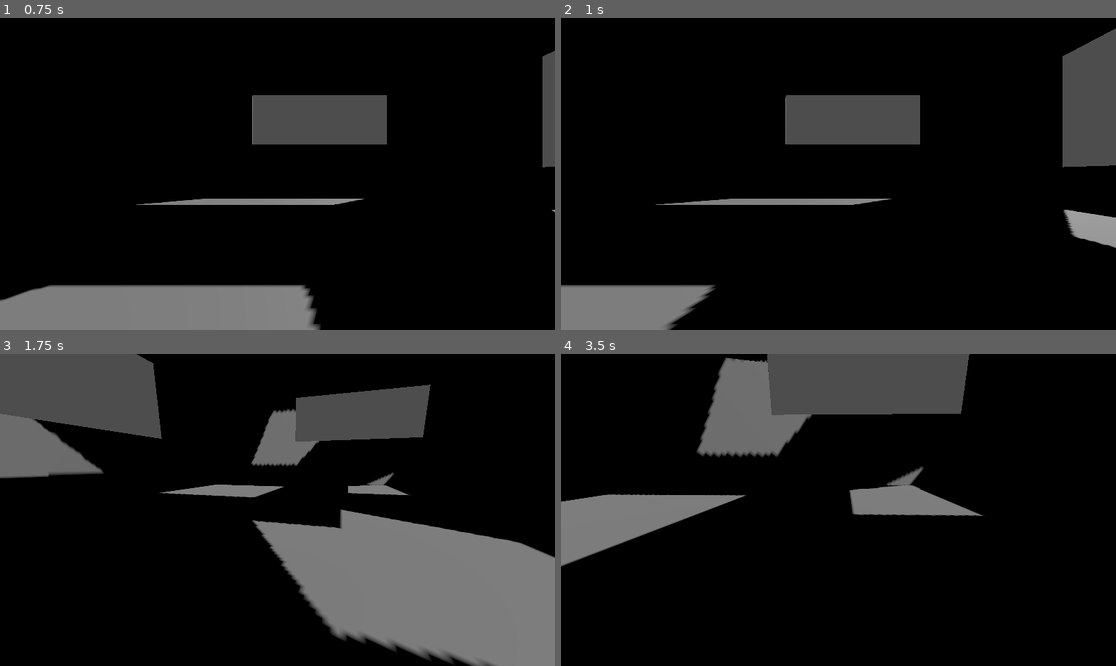
Above: before the commit, frames 1-4 (two rows, left to right).
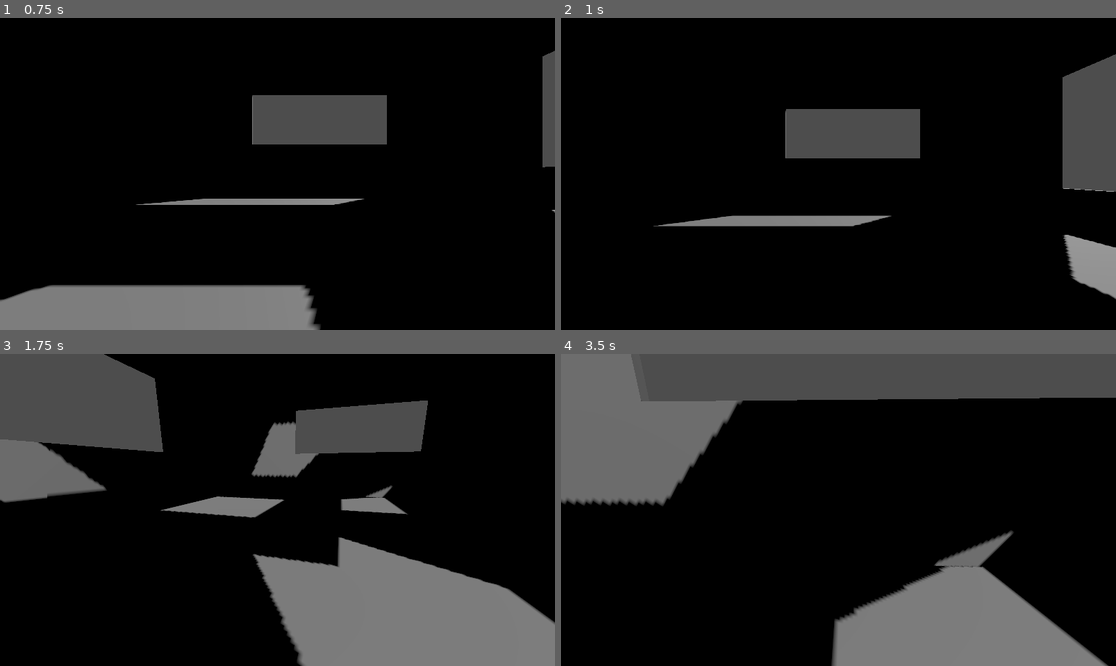
Above: after the commit, the same moments.

Repository: EMOLACRIA/Physics-based-character-movement
Game: Godot game, scene res://Scene/node_3d.tscn
The game is run twice, just before and just after one commit, with the same random seed, the same clock (stepped at 60 frames per second) and the same inputs. The engine's default icon, where the game draws it, is replaced by a stand-in: a white triangle on a blue panel in a dark square.
Inputs (mouse positions are in pixels of both pictures, inside the frame that each line leads up to):
- Up to frame 1 (0.75 s): move the mouse to (399, 158) at 0.52 s; press the mouse at (399, 158) at 0.53 s; hold D (right) from 0.53 s (still down)
- Up to frame 2 (1 s): keep holding D (right); tap Space (jump, bound only after the commit) at 0.77, 0.8 s
- Up to frame 3 (1.75 s): tap Space (jump, bound only after the commit) at 1.07, 1.35, 1.52 s; move the mouse to (249, 510) at 1.27 s; release D (right) at 1.28 s; release the mouse at (249, 510) at 1.28 s; hold W (forward) from 1.28 s (still down); click (249, 510) at 1.55 s
- Up to frame 4 (3.5 s): keep holding W (forward); tap Space (jump, bound only after the commit) at 1.82, 2.3, 3.02, 3.32 s; move the mouse to (849, 503) at 2.02 s; tap E (Interact) at 2.1 s; move the mouse to (832, 516) at 2.77 s; click (832, 516) at 2.85 s

Frame 1 is identical in both runs. In frame 2, 11% of the frame differs, in the area x 0-100%, y 3-100%; in frame 3, 20%; in frame 4, 37%, in the area x 0-100%, y 0-100%.

Commit message:
Mechanic 5 - Jump

Diff:
--- a/Scripts/character_body_3d.gd
+++ b/Scripts/character_body_3d.gd
@@ -6,6 +6,8 @@
 @export var stop_speed: float = 0.1
 @export var ground_friction: float = 6.0
 @export var gravity: float = 20.3
+@export var jump_height: float = 1.14
+
 
 @onready var cast = %SeeCast
 @onready var interacttxt = %Intertact
@@ -44,6 +46,7 @@
 	# etkileşime geçince "interacted" fonksiyonunu çalıştırır
 
 	apply_gravity(delta)
+	process_jump()
 	apply_ground_friction(delta)
 	process_ground_movement(delta)
 	move_and_slide()
@@ -120,3 +123,12 @@
 
 func apply_gravity(delta: float) -> void:
 	velocity.y -= gravity * delta
+
+func get_jump_velocity() -> float:
+	return sqrt(2 * gravity * jump_height)
+	# Kapsülün zıplarken kazanması gereken velocity'i hesaplar.
+
+func process_jump() -> void:
+	if is_on_floor() and Input.is_action_just_pressed("jump"):
+		velocity.y = get_jump_velocity()
+	# "jump" input'u alındığında kapsüle y ekseninde hesaplanan velocity'i verir
--- a/project.godot
+++ b/project.godot
@@ -70,6 +70,11 @@
 "events": [Object(InputEventKey,"resource_local_to_scene":false,"resource_name":"","device":-1,"window_id":0,"alt_press …(195 unchanged characters)…
 ]
 }
+jump={
+"deadzone": 0.2,
+"events": [Object(InputEventKey,"resource_local_to_scene":false,"resource_name":"","device":-1,"window_id":0,"alt_pressed":false,"shift_pressed":false,"ctrl_pressed":false,"meta_pressed":false,"pressed":false,"keycode":0,"physical_keycode":32,"key_label":0,"unicode":32,"location":0,"echo":false,"script":null)
+]
+}
 
 [physics]
 
